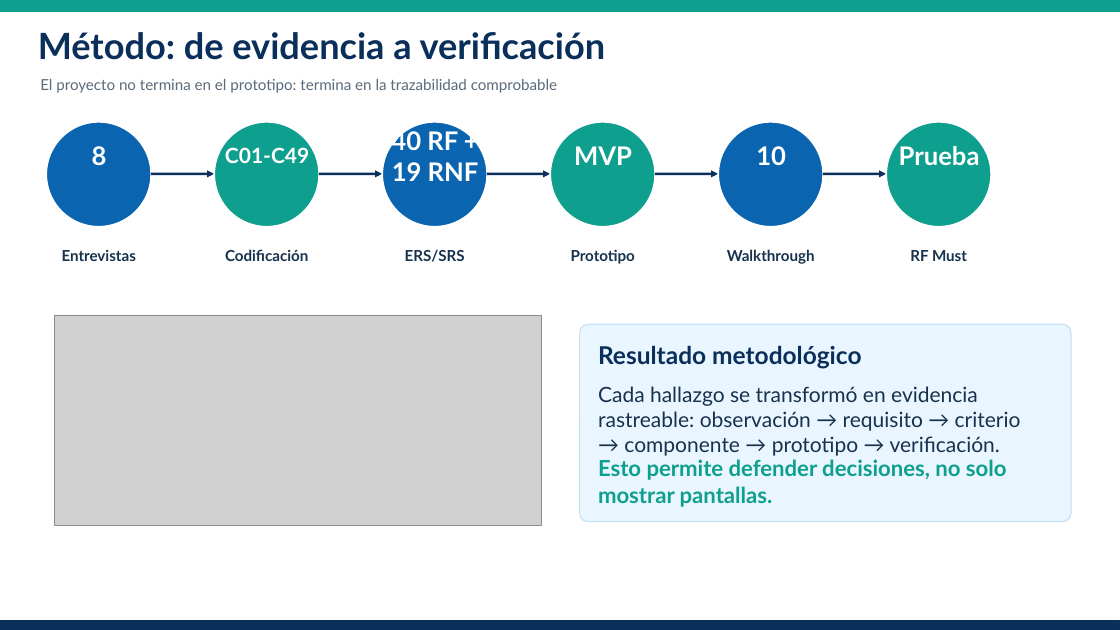
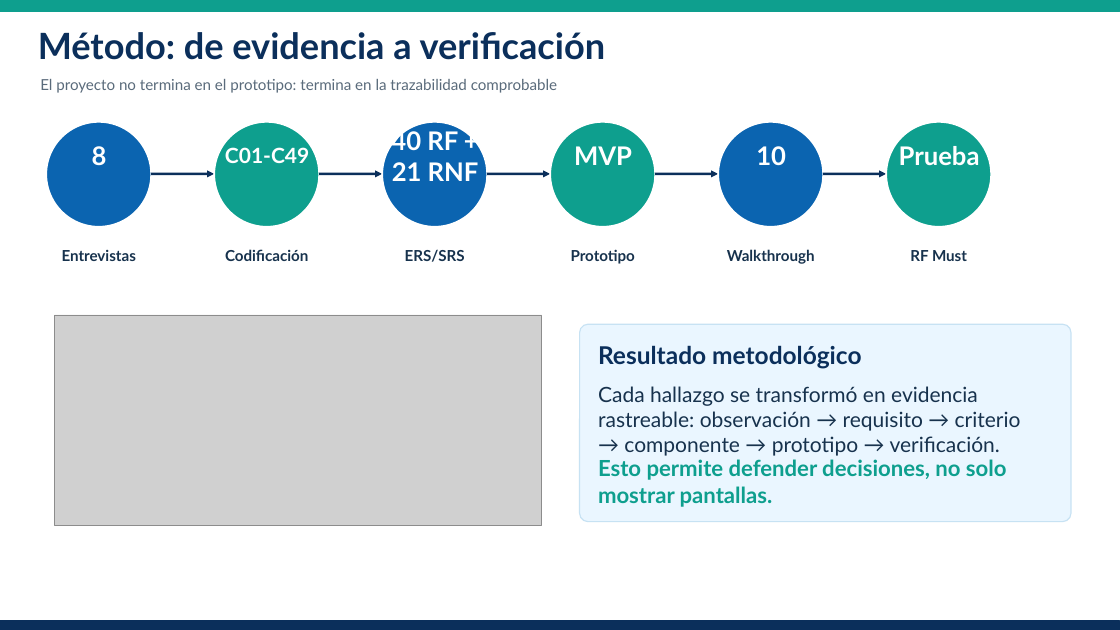
Before and after one commit to ptigasis-Alexander/MediCita_ISR401, a slide deck: slide 4 of 09_Defensa/MediCita_Defensa_Final.pptx. Drawn at 1120x630 pixels with LibreOffice and Linux fonts; fonts in the diff are those of the drawing; grey boxes stand for pictures. Boxes give left, top, right and bottom in pixels: in the first picture for what was removed or moved away, otherwise in the second. Text is boxed around its words. In the diff, an @@ line names an element or a change of style, - is before the commit and + after.

```diff
--- a/09_Defensa/MediCita_Defensa_Final.pptx
+++ b/09_Defensa/MediCita_Defensa_Final.pptx
@@ text at (391,128,479,181): text changed @@
-40 RF + 19 RNF
+40 RF + 21 RNF
```
Also in this commit, not shown: 3 other slides changed.
